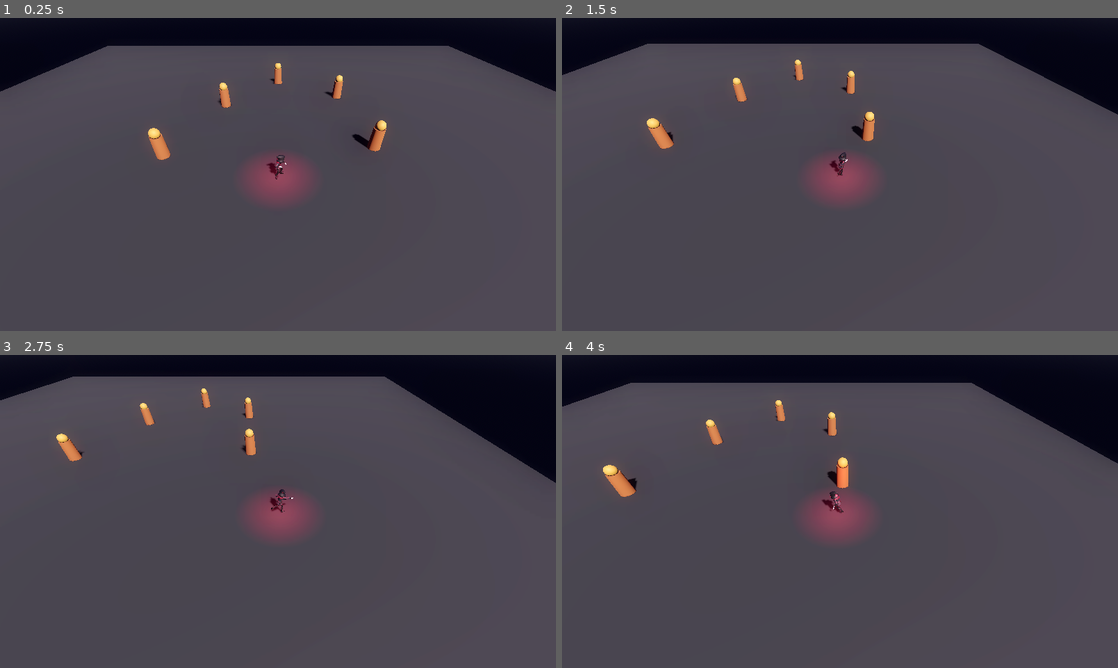
Above: before the commit, frames 1-4 (two rows, left to right).
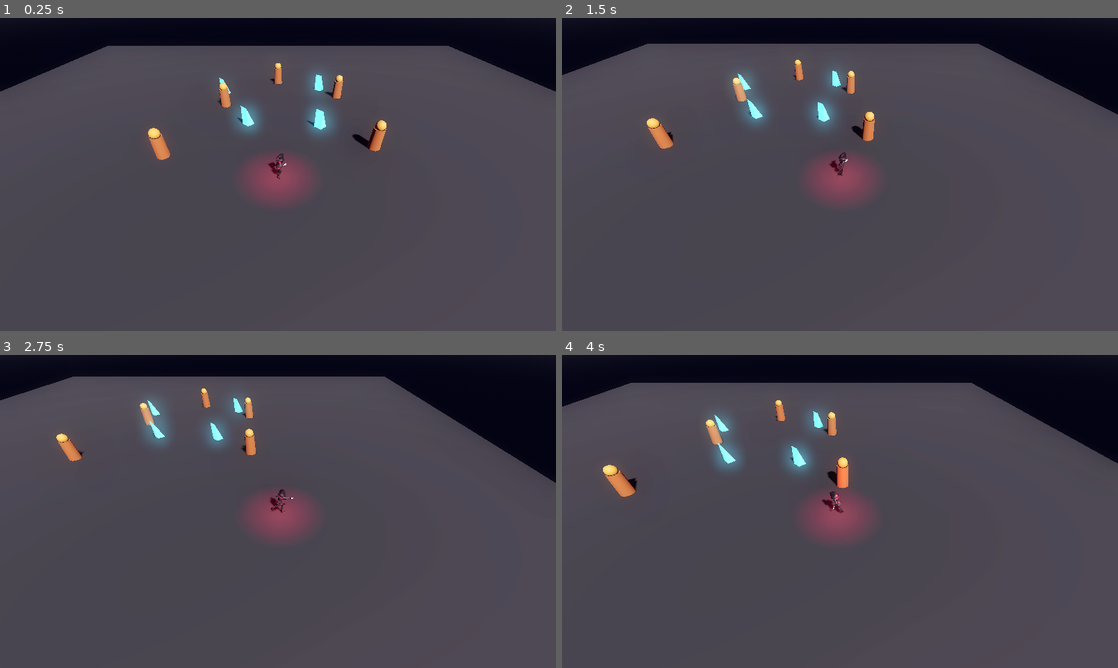
Above: after the commit, the same moments.

Repository: v-prokofev/MisterV
Game: Godot game, scene res://scenes/main.tscn
The game is run twice, just before and just after one commit, with the same random seed, the same clock (stepped at 60 frames per second) and the same inputs.
Inputs (mouse positions are in pixels of both pictures, inside the frame that each line leads up to):
- Up to frame 1 (0.25 s): no input
- Up to frame 2 (1.5 s): move the mouse to (962, 158) at 0.52 s; hold D (move_right) 0.53-1.28 s; click (962, 158) at 0.67 s; move the mouse to (728, 190) at 1.27 s; hold S (move_backward) from 1.28 s (still down)
- Up to frame 3 (2.75 s): move the mouse to (333, 442) at 2.02 s; release S (move_backward) at 2.03 s; hold D (move_right) from 2.03 s (still down)
- Up to frame 4 (4 s): move the mouse to (812, 574) at 2.77 s; release D (move_right) at 2.78 s; hold W (move_forward) 2.78-3.53 s; click (812, 574) at 2.92 s; move the mouse to (1006, 558) at 3.52 s; hold A (move_left) from 3.53 s (still down)

The runs differ from the first frame. In frame 1, 1.2% of the frame differs, in the area x 39-61%, y 17-52%; in frame 2, 1.2%; in frame 3, 1.0%; in frame 4, 1.3%, in the area x 26-48%, y 17-38%.

Commit message:
feat: destructible crystal objects with physics shatter, particles, fade out, and 10s respawn

Diff:
--- /dev/null
+++ b/src/scenes/destructible_object.tscn
@@ -0,0 +1,33 @@
+[gd_scene load_steps=6 format=3 uid="uid://bdestructible_obj_001"]
+
+[ext_resource type="Script" path="res://scripts/destructible_object.gd" id="1_destructible_script"]
+
+[sub_resource type="CylinderShape3D" id="CylinderShape3D_1"]
+height = 1.8
+radius = 0.45
+
+[sub_resource type="StandardMaterial3D" id="StandardMaterial3D_crystal"]
+albedo_color = Color(0.2, 0.85, 1.0, 1.0)
+roughness = 0.2
+metallic = 0.3
+emission_enabled = true
+emission = Color(0.2, 0.85, 1.0, 1.0)
+emission_energy_multiplier = 1.8
+
+[sub_resource type="PrismMesh" id="PrismMesh_crystal"]
+material = SubResource("StandardMaterial3D_crystal")
+left_to_right = 0.0
+size = Vector3(0.7, 1.6, 0.7)
+
+[node name="DestructibleObject" type="StaticBody3D"]
+collision_layer = 2
+collision_mask = 5
+script = ExtResource("1_destructible_script")
+
+[node name="CollisionShape3D" type="CollisionShape3D" parent="."]
+transform = Transform3D(1, 0, 0, 0, 1, 0, 0, 0, 1, 0, 0.9, 0)
+shape = SubResource("CylinderShape3D_1")
+
+[node name="MeshInstance3D" type="MeshInstance3D" parent="."]
+transform = Transform3D(0.707107, 0, 0.707107, 0, 1, 0, -0.707107, 0, 0.707107, 0, 0.8, 0)
+mesh = SubResource("PrismMesh_crystal")
--- a/src/scenes/main.tscn
+++ b/src/scenes/main.tscn
@@ -1,7 +1,8 @@
-[gd_scene load_steps=9 format=3 uid="uid://bmain_scene_001"]
+[gd_scene load_steps=10 format=3 uid="uid://bmain_scene_001"]
 
 [ext_resource type="PackedScene" uid="uid://bplayer_scene_001" path="res://scenes/player.tscn" id="1_player_scene"]
 [ext_resource type="PackedScene" uid="uid://btarget_dummy_001" path="res://scenes/target_dummy.tscn" id="2_dummy_scene"]
+[ext_resource type="PackedScene" uid="uid://bdestructible_obj_001" path="res://scenes/destructible_object.tscn" id="3_destructible_scene"]
 
 [sub_resource type="ProceduralSkyMaterial" id="ProceduralSkyMaterial_1"]
 sky_top_color = Color(0.1, 0.08, 0.18, 1.0)
@@ -74,3 +75,17 @@
 
 [node name="TargetDummy5" parent="Dummies" instance=ExtResource("2_dummy_scene")]
 transform = Transform3D(1, 0, 0, 0, 1, 0, 0, 0, 1, 7, 0, 1)
+
+[node name="Destructibles" type="Node3D" parent="."]
+
+[node name="Crystal1" parent="Destructibles" instance=ExtResource("3_destructible_scene")]
+transform = Transform3D(1, 0, 0, 0, 1, 0, 0, 0, 1, -2.5, 0, -2.5)
+
+[node name="Crystal2" parent="Destructibles" instance=ExtResource("3_destructible_scene")]
+transform = Transform3D(1, 0, 0, 0, 1, 0, 0, 0, 1, 3.5, 0, -2.0)
+
+[node name="Crystal3" parent="Destructibles" instance=ExtResource("3_destructible_scene")]
+transform = Transform3D(1, 0, 0, 0, 1, 0, 0, 0, 1, -5.5, 0, -9.0)
+
+[node name="Crystal4" parent="Destructibles" instance=ExtResource("3_destructible_scene")]
+transform = Transform3D(1, 0, 0, 0, 1, 0, 0, 0, 1, 4.5, 0, -10.0)
--- /dev/null
+++ b/src/scripts/destructible_object.gd
@@ -0,0 +1,170 @@
+extends StaticBody3D
+
+@export var max_health: float = 60.0
+@export var respawn_time: float = 10.0
+@export var object_color: Color = Color(0.2, 0.85, 1.0) # Glowing Cyan/Blue Crystal
+
+var current_health: float = 60.0
+var is_destroyed: bool = false
+
+@onready var collision_shape: CollisionShape3D = $CollisionShape3D
+@onready var mesh_instance: MeshInstance3D = $MeshInstance3D
+
+var original_material: StandardMaterial3D
+
+func _ready() -> void:
+	add_to_group("dummies")
+	add_to_group("targets")
+	current_health = max_health
+
+	if mesh_instance:
+		original_material = StandardMaterial3D.new()
+		original_material.albedo_color = object_color
+		original_material.roughness = 0.2
+		original_material.metallic = 0.3
+		original_material.emission_enabled = true
+		original_material.emission = object_color
+		original_material.emission_energy_multiplier = 1.5
+		mesh_instance.set_surface_override_material(0, original_material)
+
+func is_targetable() -> bool:
+	return not is_destroyed
+
+func take_damage(amount: float) -> void:
+	if is_destroyed:
+		return
+
+	current_health -= amount
+	print("Destructible ", name, " took ", amount, " damage! Current HP: ", current_health)
+
+	_flash_hit()
+
+	if current_health <= 0:
+		_destroy_object()
+
+func _flash_hit() -> void:
+	if not mesh_instance or is_destroyed:
+		return
+
+	var flash_mat = StandardMaterial3D.new()
+	flash_mat.albedo_color = Color(1.0, 1.0, 1.0)
+	flash_mat.emission_enabled = true
+	flash_mat.emission = Color(1.0, 1.0, 1.0)
+	flash_mat.emission_energy_multiplier = 4.0
+	mesh_instance.set_surface_override_material(0, flash_mat)
+
+	await get_tree().create_timer(0.12).timeout
+
+	if is_instance_valid(mesh_instance) and not is_destroyed:
+		mesh_instance.set_surface_override_material(0, original_material)
+
+func _destroy_object() -> void:
+	is_destroyed = true
+	visible = false
+	collision_shape.set_deferred("disabled", true)
+
+	print("Destructible ", name, " destroyed! Respawning in ", respawn_time, " seconds...")
+
+	# Spawn visual explosion: 3D physical fragments + particle burst
+	_create_shatter_debris()
+	_create_particle_burst()
+
+	# Schedule respawn in 10 seconds
+	get_tree().create_timer(respawn_time).timeout.connect(_respawn_object)
+
+func _respawn_object() -> void:
+	current_health = max_health
+	is_destroyed = false
+	visible = true
+	collision_shape.set_deferred("disabled", false)
+
+	# Spawn respawn particle flash
+	_create_particle_burst()
+	print("Destructible ", name, " HAS RESPAWNED!")
+
+func _create_shatter_debris() -> void:
+	var num_chunks = 8
+	var scene_root = get_tree().current_scene if get_tree() and get_tree().current_scene else get_parent()
+
+	for i in range(num_chunks):
+		var chunk = RigidBody3D.new()
+		chunk.collision_layer = 0 # No collision with player to prevent physics push
+		chunk.collision_mask = 1  # Collide with floor
+
+		var mesh_inst = MeshInstance3D.new()
+		var box_mesh = BoxMesh.new()
+		box_mesh.size = Vector3(randf_range(0.15, 0.35), randf_range(0.2, 0.45), randf_range(0.15, 0.35))
+		mesh_inst.mesh = box_mesh
+
+		var chunk_mat = StandardMaterial3D.new()
+		chunk_mat.albedo_color = object_color
+		chunk_mat.emission_enabled = true
+		chunk_mat.emission = object_color
+		chunk_mat.emission_energy_multiplier = 2.0
+		mesh_inst.material_override = chunk_mat
+		chunk.add_child(mesh_inst)
+
+		var col = CollisionShape3D.new()
+		var box_shape = BoxShape3D.new()
+		box_shape.size = box_mesh.size
+		col.shape = box_shape
+		chunk.add_child(col)
+
+		scene_root.add_child(chunk)
+		chunk.global_position = global_position + Vector3(randf_range(-0.3, 0.3), randf_range(0.4, 1.2), randf_range(-0.3, 0.3))
+
+		var impulse = Vector3(randf_range(-3.5, 3.5), randf_range(3.0, 6.5), randf_range(-3.5, 3.5))
+		chunk.apply_central_impulse(impulse)
+		chunk.apply_torque_impulse(Vector3(randf_range(-4, 4), randf_range(-4, 4), randf_range(-4, 4)))
+
+		# Fade and cleanup debris after 3 seconds
+		_fade_and_cleanup_chunk(chunk, mesh_inst, chunk_mat)
+
+func _create_particle_burst() -> void:
+	var scene_root = get_tree().current_scene if get_tree() and get_tree().current_scene else get_parent()
+	var particles = CPUParticles3D.new()
+	particles.emitting = false
+	particles.one_shot = true
+	particles.amount = 35
+	particles.lifetime = 1.0
+	particles.explosiveness = 0.9
+	particles.direction = Vector3(0, 1, 0)
+	particles.spread = 180.0
+	particles.initial_velocity_min = 2.5
+	particles.initial_velocity_max = 7.0
+	particles.gravity = Vector3(0, -9.8, 0)
+	particles.scale_amount_min = 0.1
+	particles.scale_amount_max = 0.3
+
+	var p_mesh = SphereMesh.new()
+	p_mesh.radius = 0.08
+	p_mesh.height = 0.16
+	var p_mat = StandardMaterial3D.new()
+	p_mat.albedo_color = object_color
+	p_mat.emission_enabled = true
+	p_mat.emission = object_color
+	p_mat.emission_energy_multiplier = 3.5
+	p_mesh.material = p_mat
+	particles.draw_pass_1 = p_mesh
+
+	scene_root.add_child(particles)
+	particles.global_position = global_position + Vector3(0, 0.8, 0)
+	particles.restart()
+
+	get_tree().create_timer(2.5).timeout.connect(func():
+		if is_instance_valid(particles):
+			particles.queue_free()
+	)
+
+func _fade_and_cleanup_chunk(chunk: RigidBody3D, mesh_inst: MeshInstance3D, mat: StandardMaterial3D) -> void:
+	await get_tree().create_timer(2.0).timeout
+	if not is_instance_valid(chunk) or not is_instance_valid(mesh_inst):
+		return
+
+	mat.transparency = BaseMaterial3D.TRANSPARENCY_ALPHA
+	var tween = create_tween()
+	tween.tween_property(mat, "albedo_color:a", 0.0, 1.0)
+	await tween.finished
+
+	if is_instance_valid(chunk):
+		chunk.queue_free()
--- a/src/scripts/player.gd
+++ b/src/scripts/player.gd
@@ -410,6 +410,8 @@
 	for dummy in dummies:
 		if not is_instance_valid(dummy):
 			continue
+		if dummy.has_method("is_targetable") and not dummy.is_targetable():
+			continue
 		var dist = global_position.distance_to(dummy.global_position)
 		if dist < min_dist:
 			min_dist = dist
Not shown, changed: lor.md
